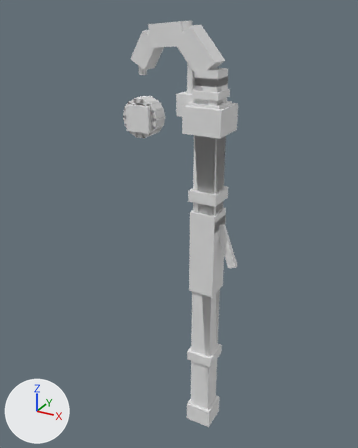
A saved change to the OBJ model src/main/resources/assets/ashbound/models/mesh/cherubcaller.obj.
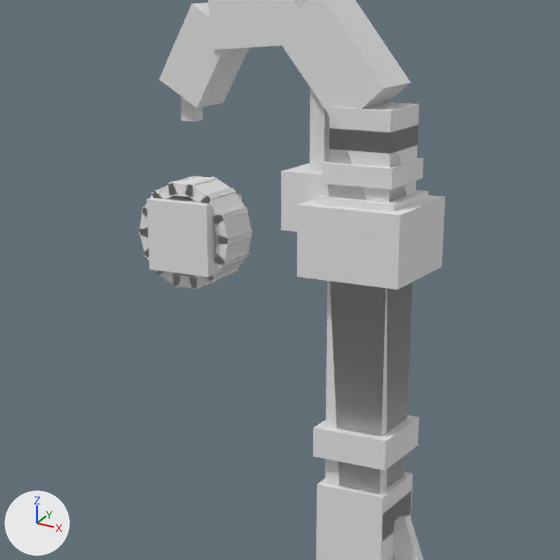
There are two pictures of each version: one whole from a 50 mm lens placed at (1.59, -2.817, 1.625), pointed at (0.295, -0.462, 0.448), one close up on the part from 20% to 79% of the width and 6% to 54% of the height. The axes (+X, +Y, +Z) are drawn at lower left. The lights are the same throughout. The first two pictures are the older version. Where no turn or scale is listed for an object, it has been applied to the vertices.

In view in the first close-up: 'cherubcaller'.
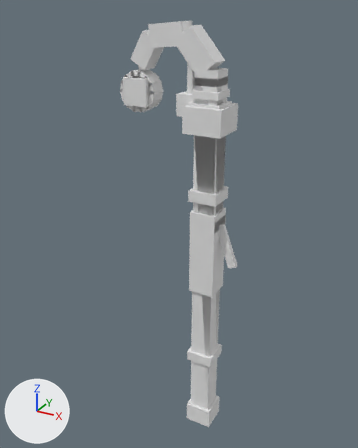
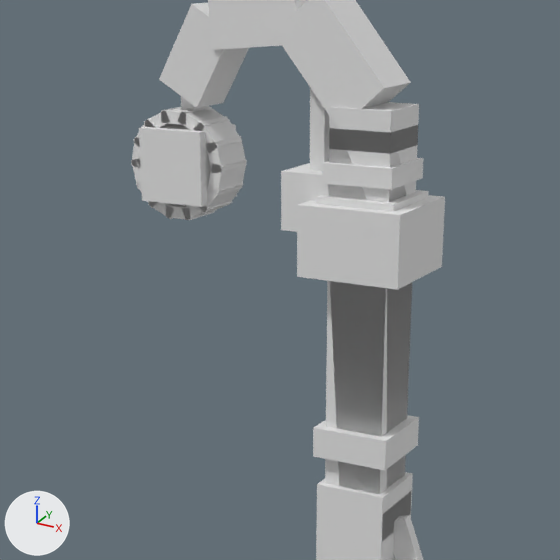
Location of each change, (x1, y1, x2, y2) in pixels of the close-ups (560 x 560 px; the box of a moved part takes in the faces that stretch with it):
'cherubcaller', reshaped
    before: (139, 0, 445, 560)
    after: (131, 0, 445, 560)
part 1 of me_cherubcaller, moved or reshaped
    before: (147, 195, 243, 277)
    after: (139, 124, 237, 207)
part 2 of me_cherubcaller, moved or reshaped
    before: (213, 207, 252, 245)
    after: (207, 136, 247, 173)
part 3 of me_cherubcaller, moved or reshaped
    before: (201, 187, 248, 224)
    after: (194, 116, 242, 154)
part 4 of me_cherubcaller, moved or reshaped
    before: (186, 176, 236, 204)
    after: (179, 106, 230, 131)
part 5 of me_cherubcaller, moved or reshaped
    before: (168, 176, 218, 197)
    after: (161, 107, 212, 125)
part 6 of me_cherubcaller, moved or reshaped
    before: (152, 176, 198, 199)
    after: (144, 107, 181, 128)
part 7 of me_cherubcaller, moved or reshaped
    before: (141, 190, 162, 216)
    after: (134, 119, 155, 148)
part 8 of me_cherubcaller, moved or reshaped
    before: (139, 208, 148, 237)
    after: (131, 138, 140, 168)
part 9 of me_cherubcaller, moved or reshaped
    before: (139, 228, 149, 257)
    after: (131, 158, 141, 189)
part 10 of me_cherubcaller, moved or reshaped
    before: (144, 248, 163, 276)
    after: (136, 180, 158, 208)
part 11 of me_cherubcaller, moved or reshaped
    before: (157, 271, 181, 287)
    after: (148, 202, 175, 219)
part 12 of me_cherubcaller, moved or reshaped
    before: (173, 273, 221, 289)
    after: (166, 204, 215, 220)
part 13 of me_cherubcaller, moved or reshaped
    before: (189, 269, 238, 289)
    after: (182, 201, 232, 220)
part 14 of me_cherubcaller, moved or reshaped
    before: (206, 252, 249, 282)
    after: (199, 183, 244, 213)
part 15 of me_cherubcaller, moved or reshaped
    before: (214, 230, 253, 266)
    after: (208, 160, 247, 195)

Edits to the bpy script that builds the scene:
```text
Change me_cherubcaller:
    used by ob_cherubcaller; location = (0.0, 0.0, 0.0)
    remove me_cherubcaller.from_pydata(...)  # 260 vertices, 396 faces; spans x -0.01..0.69, y -0.61..-0.39, z -0.9..1.56
    add me_cherubcaller.from_pydata(...)  # 260 vertices, 396 faces; spans x -0.03..0.69, y -0.61..-0.39, z -0.9..1.56
    me_cherubcaller part 1: the loose piece of 8 vertices spanning x 0.02..0.17, y -0.57..-0.43, z 0.99..1.14 is moved by (-0.01, 0.0, 0.14)
    me_cherubcaller part 2: the loose piece of 8 vertices spanning x 0.17..0.2, y -0.55..-0.45, z 1.06..1.12 is moved by (-0.01, 0.0, 0.14)
    me_cherubcaller part 3: the loose piece of 8 vertices spanning x 0.14..0.2, y -0.55..-0.45, z 1.09..1.16 is moved by (-0.01, 0.0, 0.14)
    me_cherubcaller part 4: the loose piece of 8 vertices spanning x 0.1..0.17, y -0.55..-0.45, z 1.13..1.17 is moved by (-0.01, 0.0, 0.14)
    me_cherubcaller part 5: the loose piece of 8 vertices spanning x 0.06..0.12, y -0.55..-0.45, z 1.15..1.17 is moved by (-0.01, 0.0, 0.14)
    me_cherubcaller part 6: the loose piece of 8 vertices spanning x 0.02..0.08, y -0.55..-0.45, z 1.13..1.17 is moved by (-0.01, 0.0, 0.14)
    me_cherubcaller part 7: the loose piece of 8 vertices spanning x -0.01..0.05, y -0.55..-0.45, z 1.09..1.15 is moved by (-0.01, 0.0, 0.14)
    me_cherubcaller part 8: the loose piece of 8 vertices spanning x -0.01..0.02, y -0.55..-0.45, z 1.05..1.12 is moved by (-0.01, 0.0, 0.14)
    me_cherubcaller part 9: the loose piece of 8 vertices spanning x -0.01..0.02, y -0.55..-0.45, z 1.01..1.07 is moved by (-0.01, 0.0, 0.14)
    me_cherubcaller part 10: the loose piece of 8 vertices spanning x 0.0..0.05, y -0.55..-0.45, z 0.98..1.04 is moved by (-0.01, 0.0, 0.14)
    me_cherubcaller part 11: the loose piece of 8 vertices spanning x 0.02..0.09, y -0.55..-0.45, z 0.96..1.0 is moved by (-0.01, 0.0, 0.14)
    me_cherubcaller part 12: the loose piece of 8 vertices spanning x 0.07..0.13, y -0.55..-0.45, z 0.96..0.98 is moved by (-0.01, 0.0, 0.14)
    me_cherubcaller part 13: the loose piece of 8 vertices spanning x 0.11..0.17, y -0.55..-0.45, z 0.96..1.01 is moved by (-0.01, 0.0, 0.14)
    me_cherubcaller part 14: the loose piece of 8 vertices spanning x 0.14..0.2, y -0.55..-0.45, z 0.98..1.04 is moved by (-0.01, 0.0, 0.14)
    me_cherubcaller part 15: the loose piece of 8 vertices spanning x 0.17..0.21, y -0.55..-0.45, z 1.02..1.08 is moved by (-0.01, 0.0, 0.14)
```
